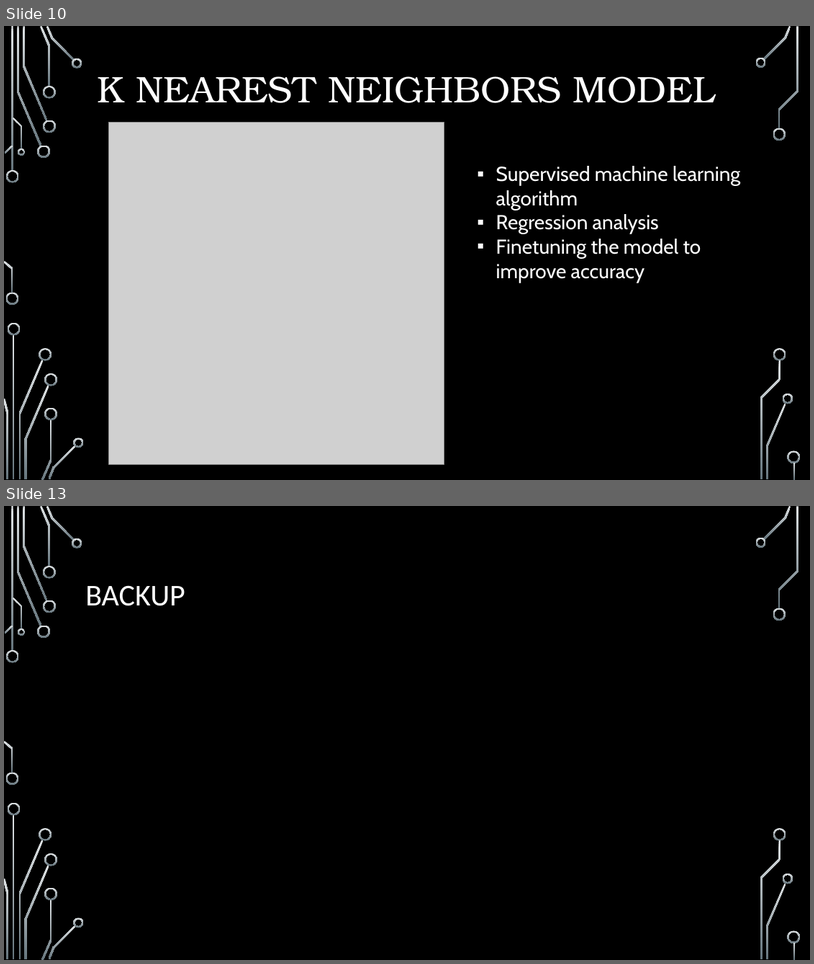
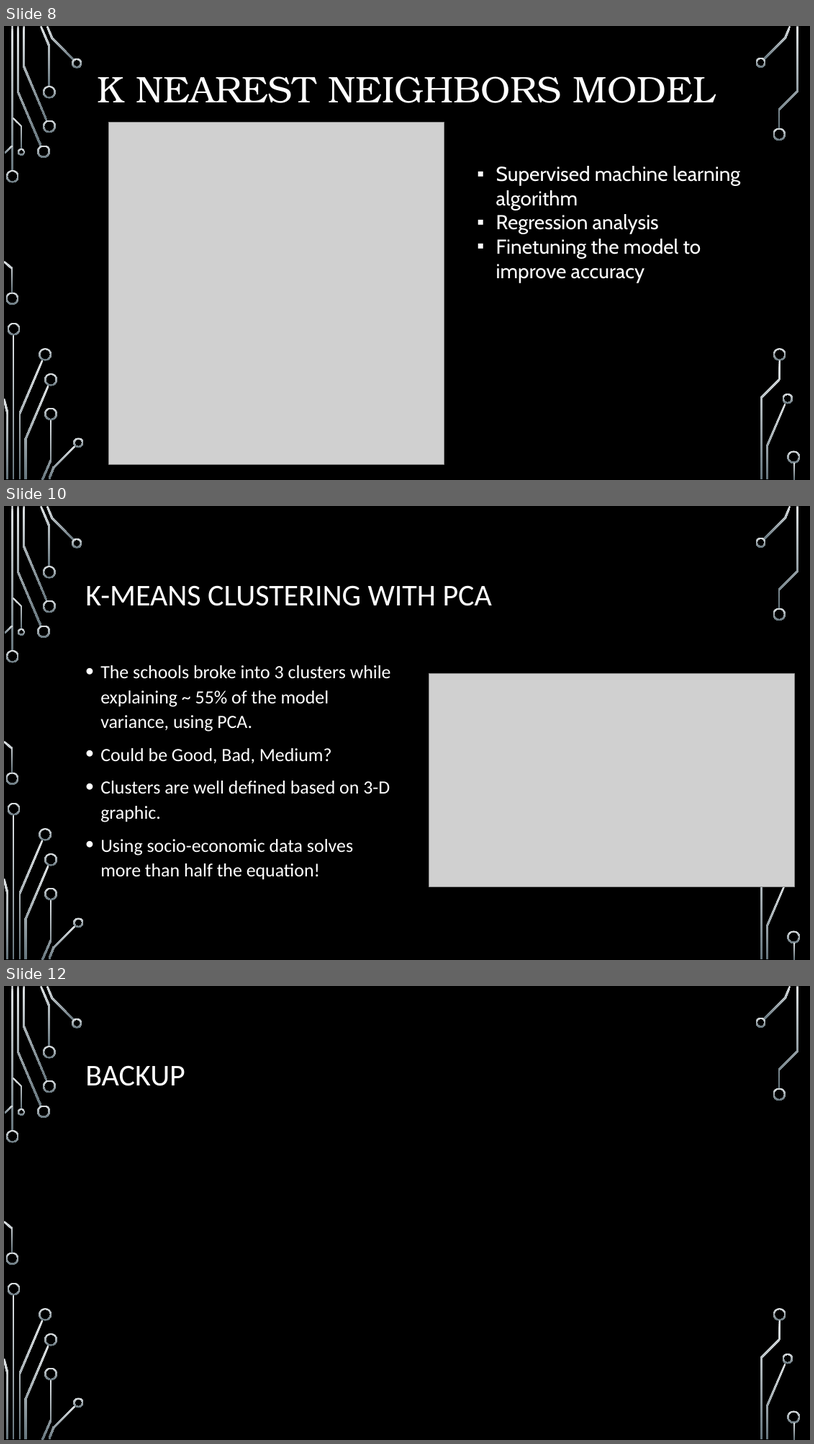
Before and after one commit to pkorat/ML-School-Rating-Prediction-Model, a slide deck: Final_Presentation_Project4.pptx. Shown one above the other, each under a label of ours: slides 10 and 13 before the commit, slides 8, 10 and 12 after it; the slides between them are not shown. The pictures are 814x964 and 814x1444 pixels, drawn with LibreOffice and Linux fonts; fonts in the diff are those of the drawing; grey boxes stand for pictures; background and template pictures are left out. Boxes give left, top, right and bottom in pixels: in the first picture for what was removed or moved away, otherwise in the second. Text is boxed around its words. In the diff, an @@ line names an element or a change of style, - is before the commit and + after.

```diff
--- a/Final_Presentation_Project4.pptx
+++ b/Final_Presentation_Project4.pptx
@@ slide 10 added at (4,506,810,960), background picture (left out); not listed: 34 template elements that a slide beside it also shows @@
@@ title added at (85,585,492,606), 36 pt, text #FFFFFF @@
+K-MEANS CLUSTERING WITH PCA
@@ text added at (100,665,391,880), 22.2 pt, text #FFFFFF @@
+• The schools broke into 3 clusters while explaining ~ 55% of the model variance, using PCA.
+• Could be Good, Bad, Medium?
+• Clusters are well defined based on 3-D graphic.
+• Using socio-economic data solves more than half the equation!
@@ picture added at (430,673,795,886) @@
@@ what was slide 10 is now slide 8 @@
@@ what was slide 13 is now slide 12 @@
```
Also in this commit, not shown: 5 slides changed, 2 other slides added, 4 slides removed, 1 other file.
